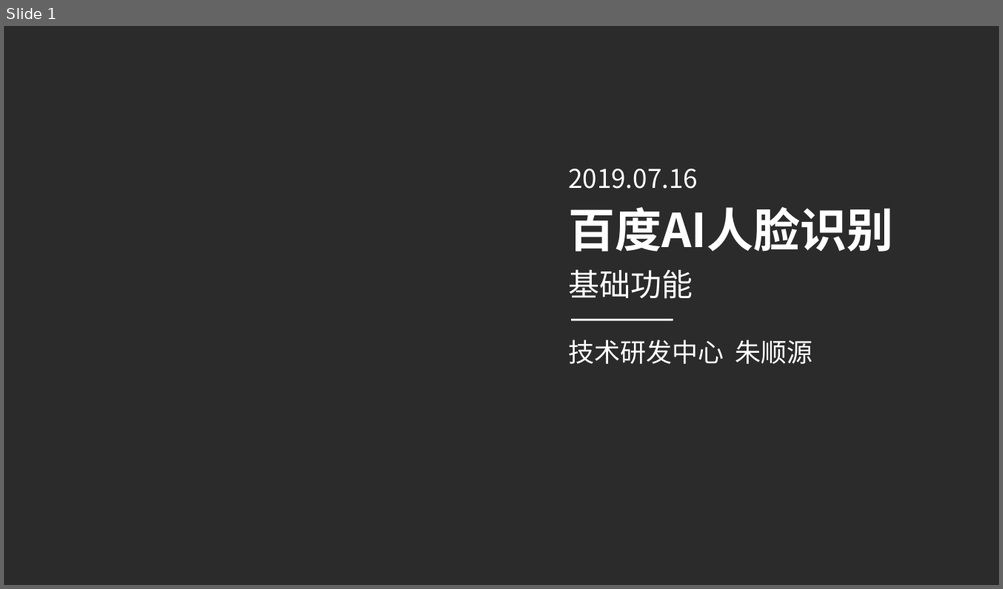
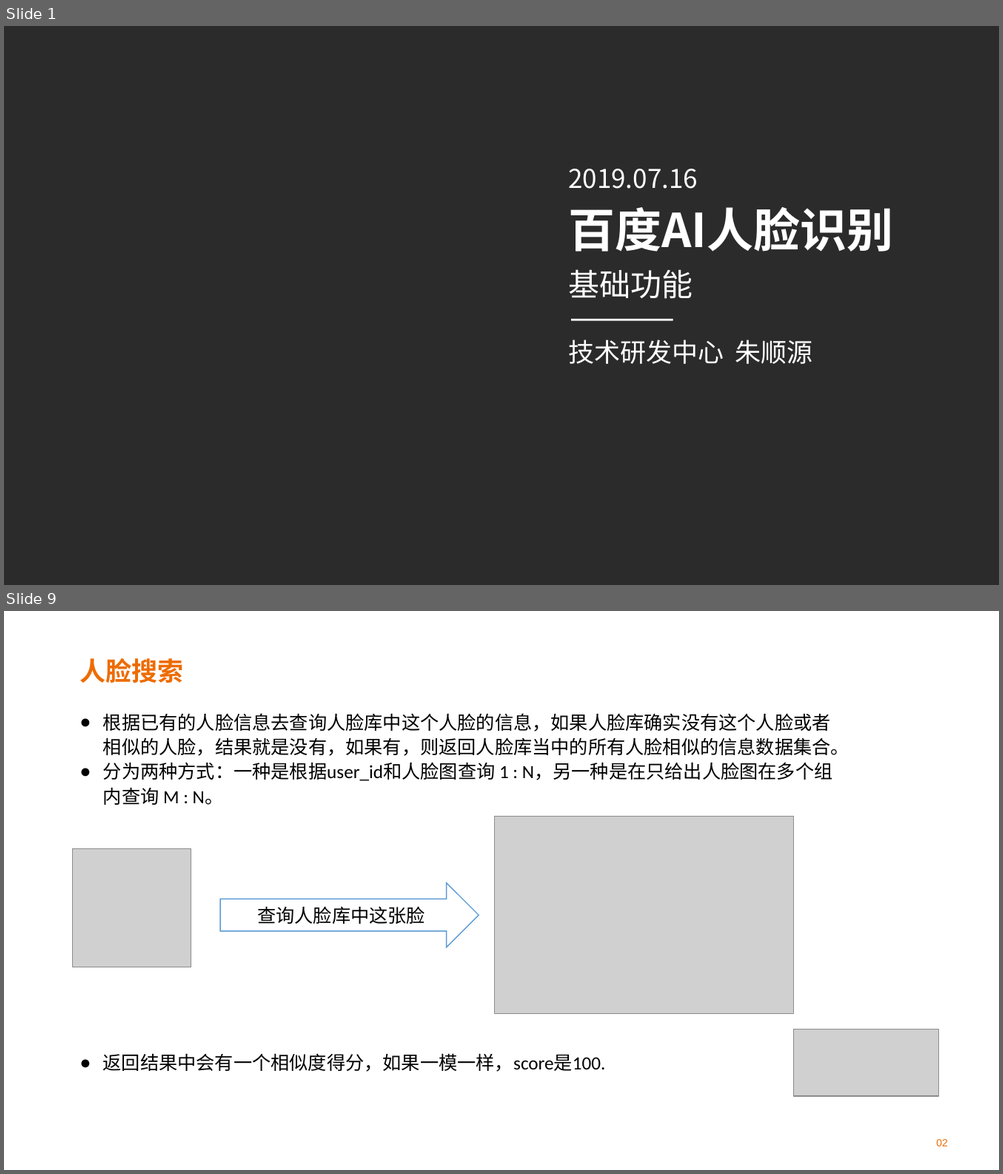
Before and after one commit to XiuyeXYE/BaiDuAI, a slide deck: BaiduAI.pptx. Shown one above the other, each under a label of ours: slide 1 before the commit, slides 1 and 9 after it; the slides between them are not shown. The pictures are 1003x589 and 1003x1174 pixels, drawn with LibreOffice and Linux fonts; fonts in the diff are those of the drawing; grey boxes stand for pictures; background and template pictures are left out; a plain dark background stands for a picture behind light text. Boxes give left, top, right and bottom in pixels: in the first picture for what was removed or moved away, otherwise in the second. Text is boxed around its words. In the diff, an @@ line names an element or a change of style, - is before the commit and + after.

```diff
--- a/BaiduAI.pptx
+++ b/BaiduAI.pptx
@@ slide 9 added at bbox=[4, 611, 999, 1170], background picture (left out) @@
@@ title added at bbox=[79, 658, 183, 683], 25 pt, text #ED6C00, bold @@
+人脸搜索
@@ text added at bbox=[103, 713, 849, 805], 18 pt, text #000000 @@
+● 根据已有的人脸信息去查询人脸库中这个人脸的信息，如果人脸库确实没有这个人脸或者相似的人脸，结果就是没有，如果有，则返回人脸库当中的所有人脸相似的信息数据集合。
+● 分为两种方式：一种是根据user_id和人脸图查询 1 : N，另一种是在只给出人脸图在多个组内查询 M : N。
@@ picture added at bbox=[495, 816, 794, 1014] @@
@@ picture added at bbox=[73, 849, 191, 968] @@
@@ right arrow added at bbox=[220, 883, 478, 948], fill #FFFFFF, outline #5B9BD5 1 pt, 18 pt, text #000000 @@
+查询人脸库中这张脸
@@ picture added at bbox=[794, 1030, 939, 1096] @@
@@ text added at bbox=[103, 1054, 606, 1072], 18 pt, text #000000 @@
+● 返回结果中会有一个相似度得分，如果一模一样，score是100.
@@ text added at bbox=[936, 1139, 948, 1147], 10 pt, text #ED6C00 @@
+02
```
Also in this commit, not shown: 6 slides changed, 6 other slides added, 5 slides removed, 5 other files.
